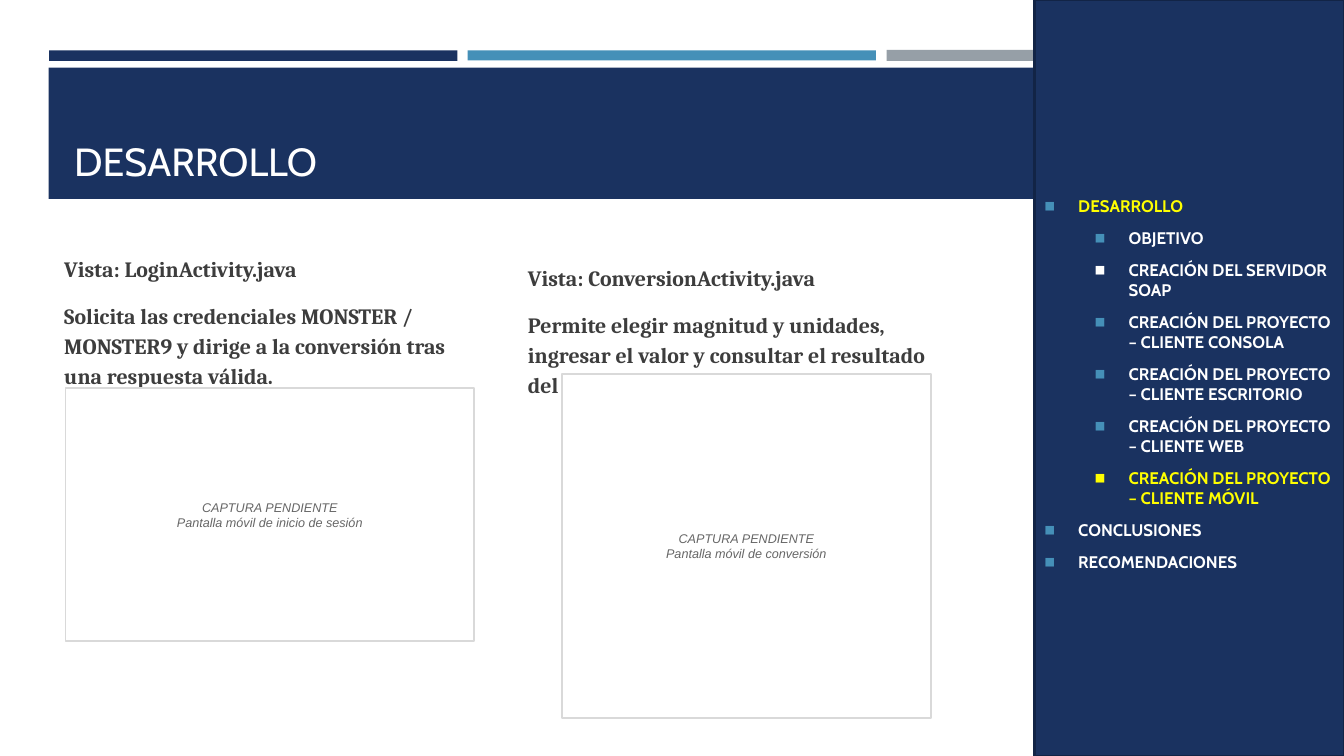
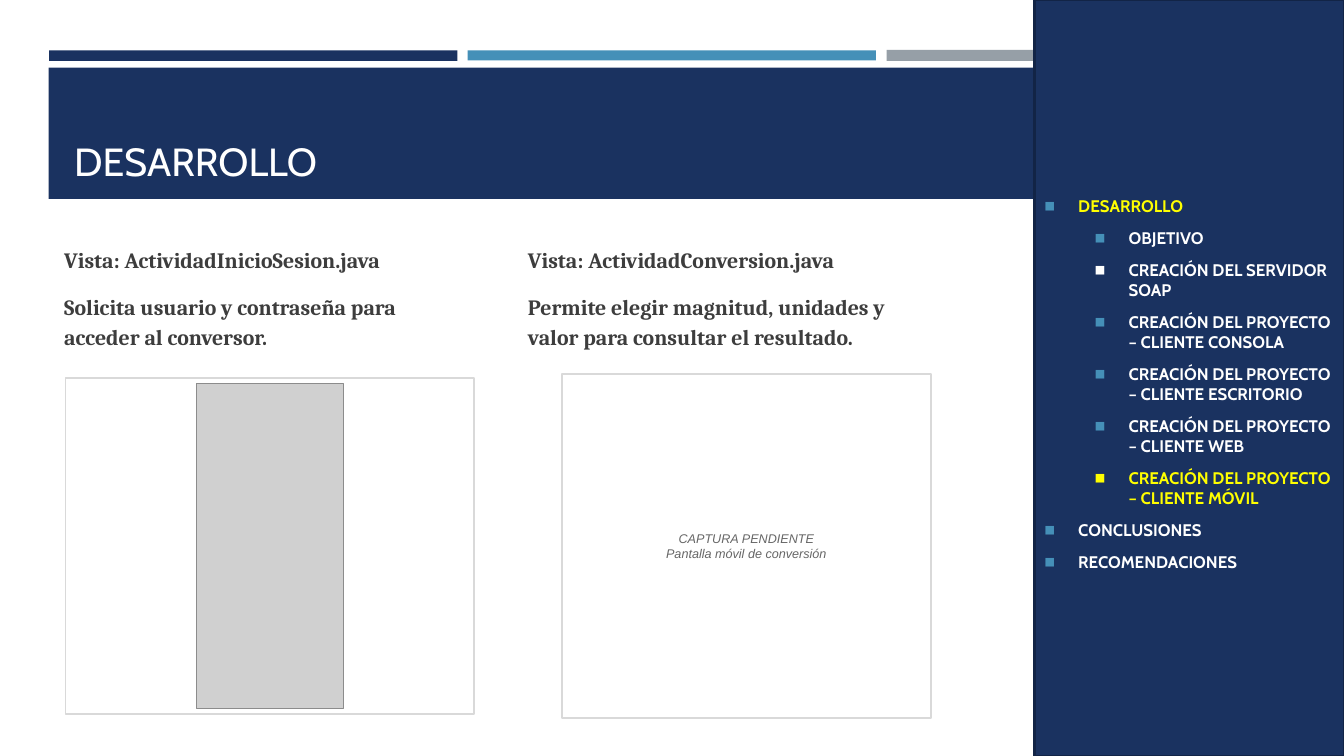
Before and after one commit to gamurigm/u1-arquitectura-documentacion-gr09, a slide deck: slide 27 of TI.1.1. PAO202651_SOAP_JAVA_SINBDD_NRC36884_GR09/05. DOCUMENTACION/02. MANUAL TECNICO/MANUAL_SOAP_JAVA_SINBDD_GR09.pptx. Drawn at 1344x756 pixels with LibreOffice and Linux fonts; fonts in the diff are those of the drawing; grey boxes stand for pictures. Boxes give left, top, right and bottom in pixels: in the first picture for what was removed or moved away, otherwise in the second. Text is boxed around its words. In the diff, an @@ line names an element or a change of style, - is before the commit and + after.

Commit message:
docs: add SOAP Java mobile login capture

```diff
--- a/TI.1.1. PAO202651_SOAP_JAVA_SINBDD_NRC36884_GR09/05. DOCUMENTACION/02. MANUAL TECNICO/MANUAL_SOAP_JAVA_SINBDD_GR09.pptx
+++ b/TI.1.1. PAO202651_SOAP_JAVA_SINBDD_NRC36884_GR09/05. DOCUMENTACION/02. MANUAL TECNICO/MANUAL_SOAP_JAVA_SINBDD_GR09.pptx
@@ text at bbox=[64, 253, 396, 345]: text changed @@
-Vista: LoginActivity.java
-Solicita las credenciales MONSTER / MONSTER9 y dirige a la conversión tras una respuesta válida.
+Vista: ActividadInicioSesion.java
+Solicita usuario y contraseña para acceder al conversor.
@@ text at bbox=[528, 253, 884, 350]: text changed @@
-Vista: ConversionActivity.java
-Permite elegir magnitud y unidades, ingresar el valor y consultar el resultado del servicio.
+Vista: ActividadConversion.java
+Permite elegir magnitud, unidades y valor para consultar el resultado.
@@ rectangle: place and size @@
-rectangle at bbox=[66, 388, 474, 640]
+rectangle at bbox=[66, 378, 474, 714]
@@ picture added at bbox=[197, 383, 343, 709] @@
@@ text in rectangle at bbox=[177, 503, 362, 527]: text removed @@
-CAPTURA PENDIENTE
-Pantalla móvil de inicio de sesión
```
Also in this commit, not shown: 3 other files.
